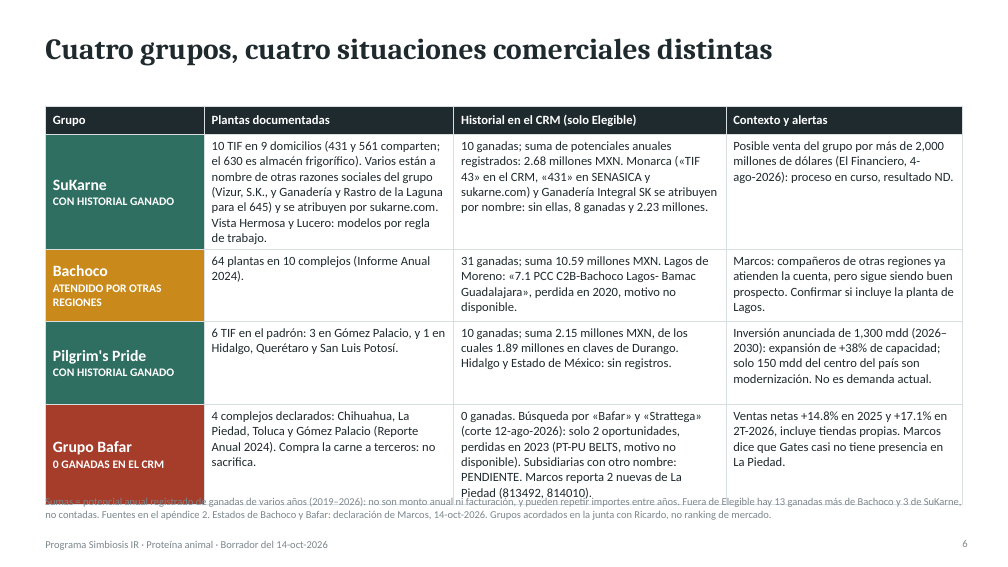
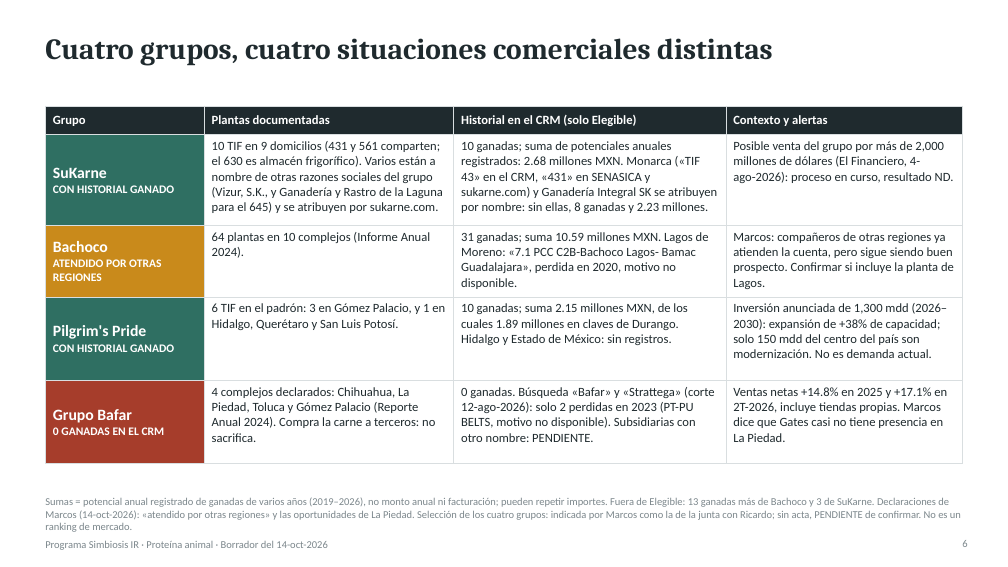
Before and after one commit to Marckqalex/Simbiosis-IR, a slide deck: slide 6 of entregables/Simbiosis_IR_Proteina_Animal_Entregable1.pptx. Drawn at 1008x567 pixels with LibreOffice and Linux fonts; fonts in the diff are those of the drawing. Boxes give left, top, right and bottom in pixels: in the first picture for what was removed or moved away, otherwise in the second. Text is boxed around its words. In the diff, an @@ line names an element or a change of style, - is before the commit and + after.

```diff
--- a/entregables/Simbiosis_IR_Proteina_Animal_Entregable1.pptx
+++ b/entregables/Simbiosis_IR_Proteina_Animal_Entregable1.pptx
@@ table at [45,106,963,446] @@
-row 2, column 2: 10 TIF en 9 domicilios (431 y 561 comparten; el 630 es almacén frigorífico). Varios están a nombre de otras razones sociales del grupo (Vizur, S.K., y Ganadería y Rastro de la Laguna para el 645) y se atribuyen por sukarne.com. Vista Hermosa y Lucero: modelos por regla de trabajo.
+row 2, column 2: 10 TIF en 9 domicilios (431 y 561 comparten; el 630 es almacén frigorífico). Varios están a nombre de otras razones sociales del grupo (Vizur, S.K., y Ganadería y Rastro de la Laguna para el 645) y se atribuyen por sukarne.com.
-row 5, column 3: 0 ganadas. Búsqueda por «Bafar» y «Strattega» (corte 12-ago-2026): solo 2 oportunidades, perdidas en 2023 (PT-PU BELTS, motivo no disponible). Subsidiarias con otro nombre: PENDIENTE. Marcos reporta 2 nuevas de La Piedad (813492, 814010).
+row 5, column 3: 0 ganadas. Búsqueda «Bafar» y «Strattega» (corte 12-ago-2026): solo 2 perdidas en 2023 (PT-PU BELTS, motivo no disponible). Subsidiarias con otro nombre: PENDIENTE.
@@ text at [45,497,961,532]: text changed @@
-Sumas = potencial anual registrado de ganadas de varios años (2019–2026): no son monto anual ni facturación, y pueden repetir importes entre años. Fuera de Elegible hay 13 ganadas más de Bachoco y 3 de SuKarne, no contadas. Fuentes en el apéndice 2. Estados de Bachoco y Bafar: declaración de Marcos, 14-oct-2026. Grupos acordados en la junta con Ricardo, no ranking de mercado.
+Sumas = potencial anual registrado de ganadas de varios años (2019–2026), no monto anual ni facturación; pueden repetir importes. Fuera de Elegible: 13 ganadas más de Bachoco y 3 de SuKarne. Declaraciones de Marcos (14-oct-2026): «atendido por otras regiones» y las oportunidades de La Piedad. Selección de los cuatro grupos: indicada por Marcos como la de la junta con Ricardo; sin acta, PENDIENTE de confirmar. No es un ranking de mercado.
```
Also in this commit, not shown: 5 other slides changed, 4 other files.
